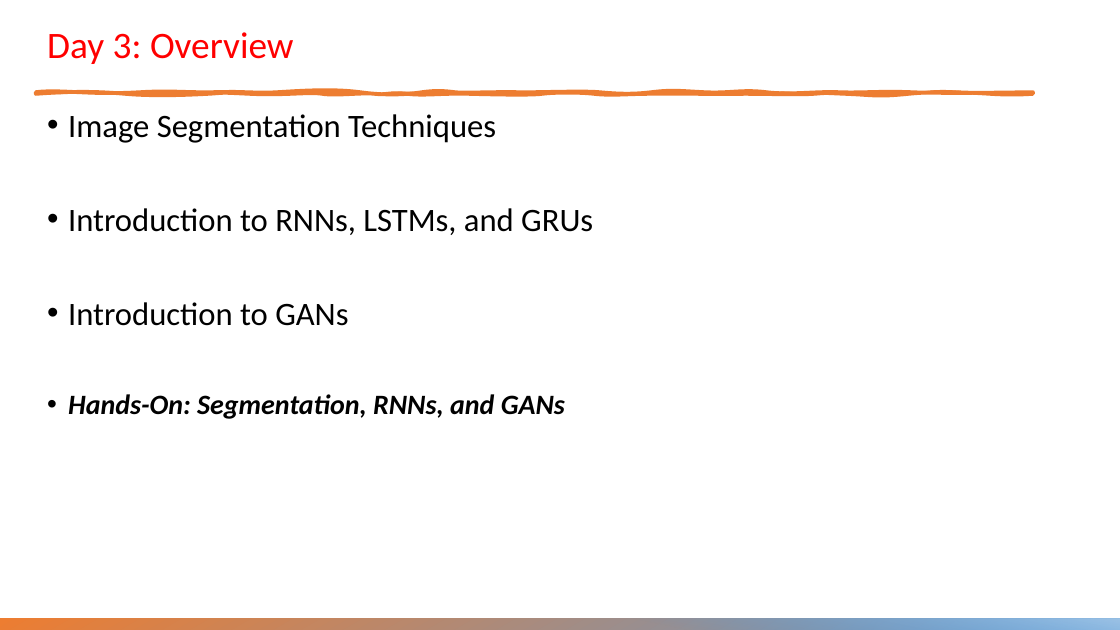
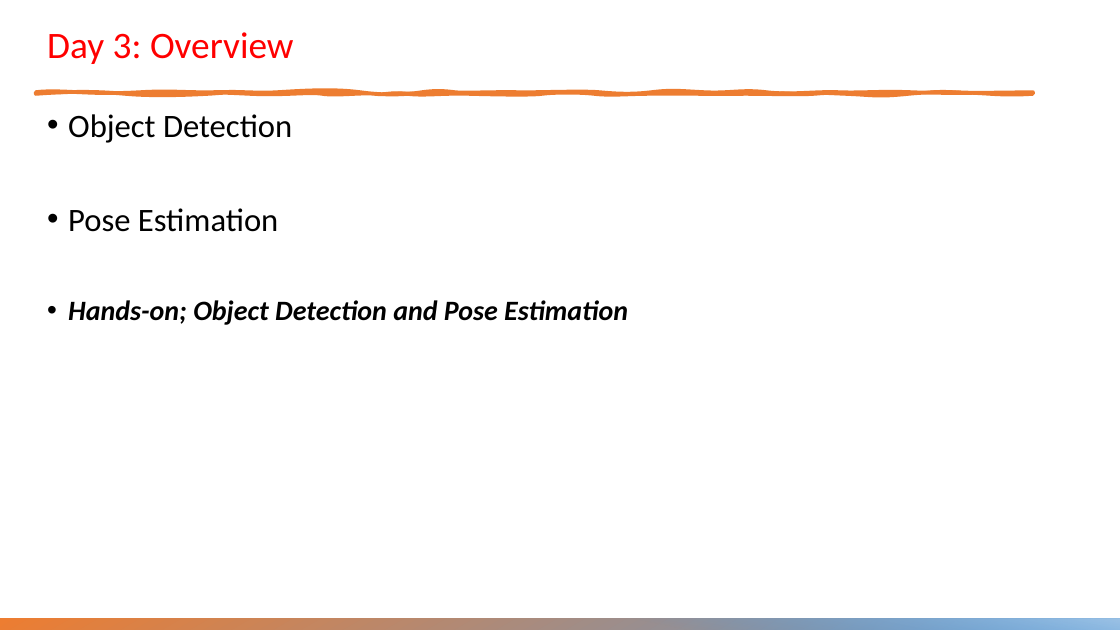
Before and after one commit to exponentialR/DL4CV, a slide deck: slide 7 of Day-1-Intro-to-CV/1.0 - Course Overview.pptx (slide 6 before the commit). Drawn at 1120x630 pixels with LibreOffice and Linux fonts; fonts in the diff are those of the drawing; background and template pictures are left out. Boxes give left, top, right and bottom in pixels: in the first picture for what was removed or moved away, otherwise in the second. Text is boxed around its words. In the diff, an @@ line names an element or a change of style, - is before the commit and + after.

```diff
--- a/Day-1-Intro-to-CV/1.0 - Course Overview.pptx
+++ b/Day-1-Intro-to-CV/1.0 - Course Overview.pptx
@@ text at [68,114,628,325]: text changed; size 28 to 24 pt; bold on; italic on @@
-• Image Segmentation Techniques
-• Introduction to RNNs, LSTMs, and GRUs
-• Introduction to GANs
-• Hands-On: Segmentation, RNNs, and GANs
+• Object Detection
+• Pose Estimation
+• Hands-on; Object Detection and Pose Estimation
```
Also in this commit, not shown: 5 other slides changed, 1 slide added, 3 other files.
